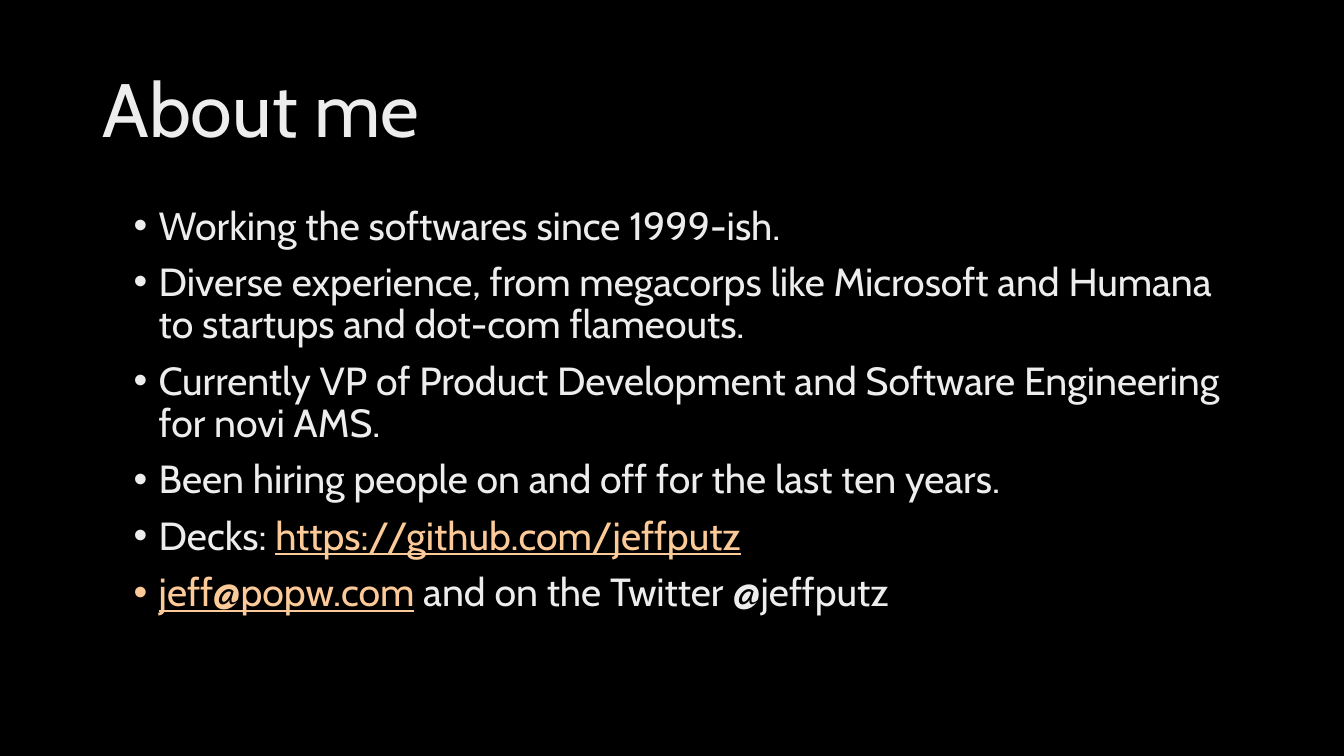
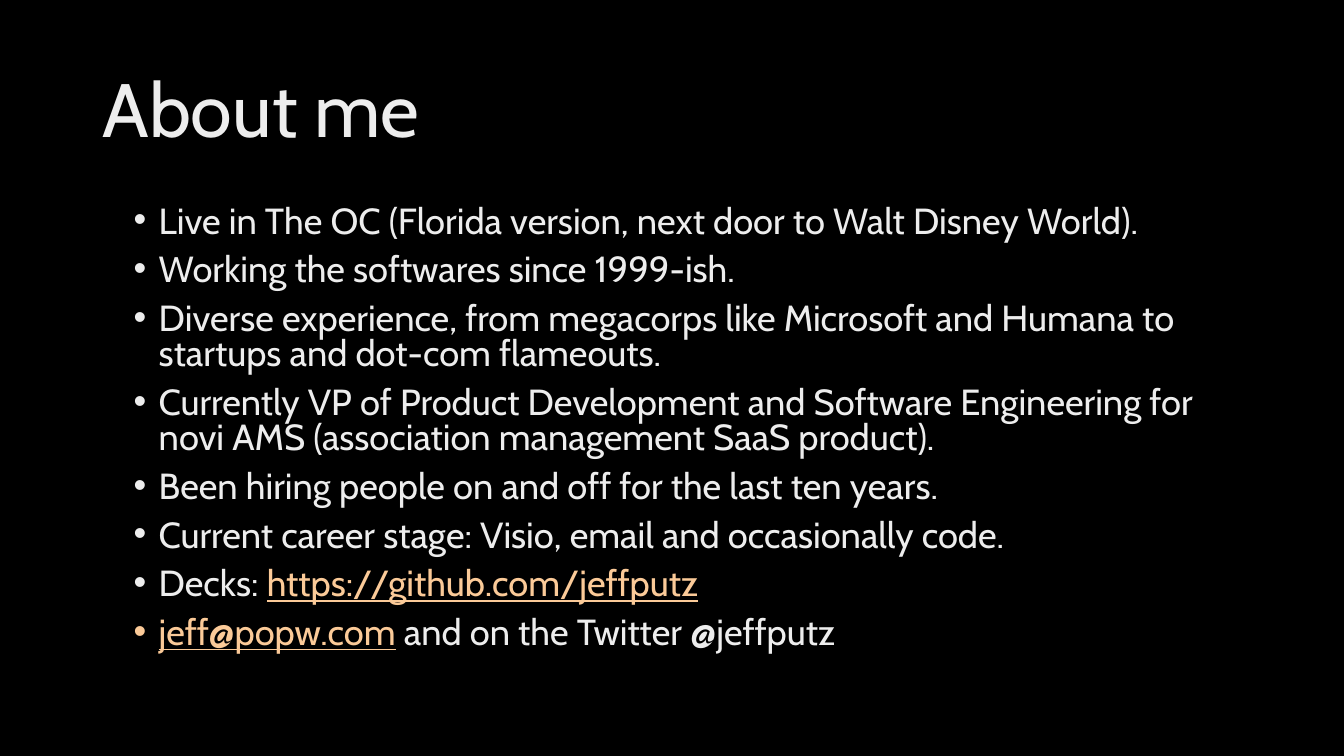
Before and after one commit to jeffputz/presentations, a slide deck: slide 3 of Architecture Without Data Drama.pptx (slide 2 before the commit). Drawn at 1344x756 pixels with LibreOffice and Linux fonts; fonts in the diff are those of the drawing; background and template pictures are left out. Boxes give left, top, right and bottom in pixels: in the first picture for what was removed or moved away, otherwise in the second. Text is boxed around its words. In the diff, an @@ line names an element or a change of style, - is before the commit and + after.

```diff
--- a/Architecture Without Data Drama.pptx
+++ b/Architecture Without Data Drama.pptx
@@ text at (x1=159, y1=206, x2=1138, y2=242): paragraph added @@
+• Live in The OC (Florida version, next door to Walt Disney World).
@@ text at (x1=159, y1=254, x2=1174, y2=654): size 28 to 25.9 pt in "Working the softwares since 1999-ish.", "Diverse experience, from megacorps like Microsoft and ...", "Been hiring people on and off for ...", "Decks: https://github.com/jeffputz" and 1 more places; line spacing 0.9 to 0.8 @@
@@ text at (x1=159, y1=387, x2=1192, y2=458): text changed; size 28 to 25.9 pt @@
-• Currently VP of Product Development and Software Engineering for novi AMS.
+• Currently VP of Product Development and Software Engineering for novi AMS (association management SaaS product).
@@ text at (x1=159, y1=520, x2=1004, y2=556): paragraph added @@
+• Current career stage: Visio, email and occasionally code.
```
Also in this commit, not shown: 5 other slides changed, 4 slides added, 1 slide removed.
